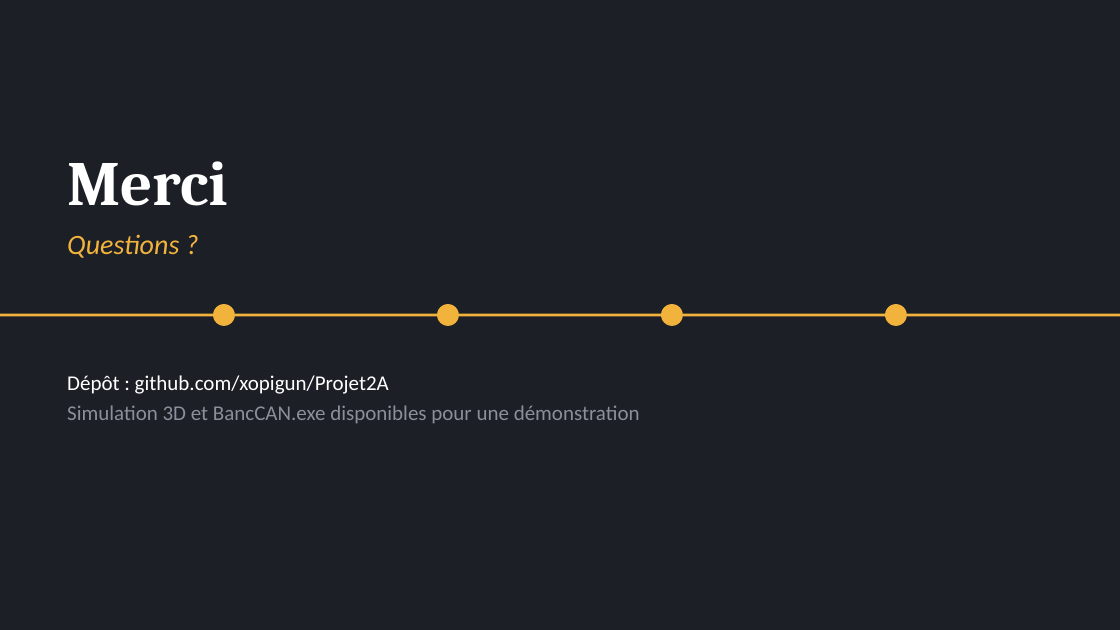
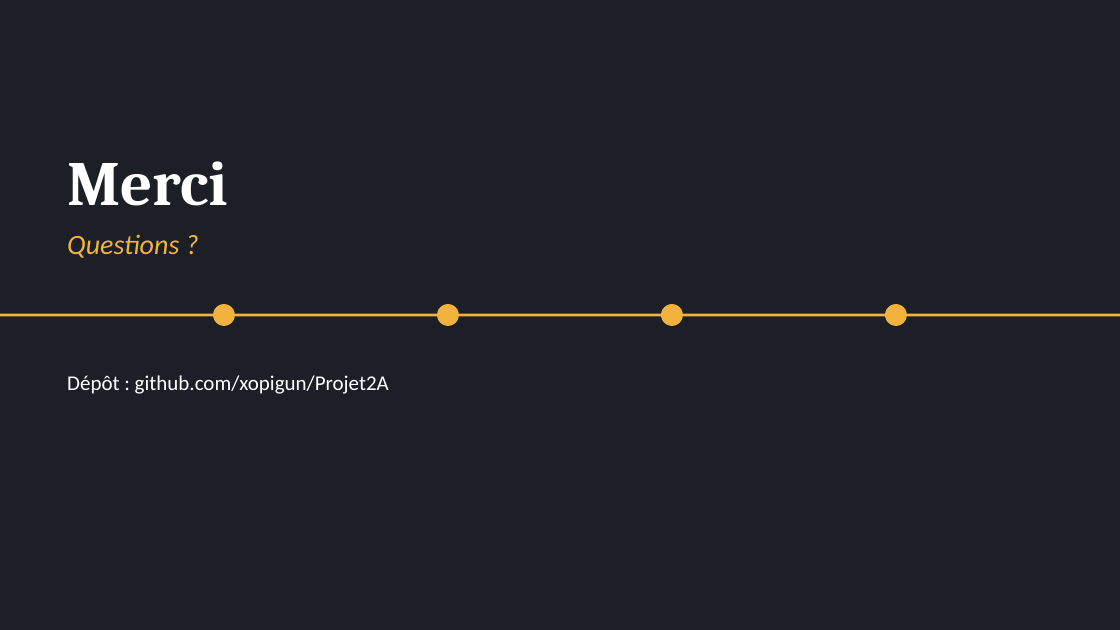
Before and after one commit to xopigun/Projet2A, a slide deck: slide 13 of banc-can/docs/presentation/Avancement_Bus_CAN_G69.pptx (slide 16 before the commit). Drawn at 1120x630 pixels with LibreOffice and Linux fonts; fonts in the diff are those of the drawing. Boxes give left, top, right and bottom in pixels: in the first picture for what was removed or moved away, otherwise in the second. Text is boxed around its words. In the diff, an @@ line names an element or a change of style, - is before the commit and + after.

```diff
--- a/banc-can/docs/presentation/Avancement_Bus_CAN_G69.pptx
+++ b/banc-can/docs/presentation/Avancement_Bus_CAN_G69.pptx
@@ text at (67,405,640,424): paragraph removed @@
-Simulation 3D et BancCAN.exe disponibles pour une démonstration
```
Also in this commit, not shown: 4 other slides changed, 3 slides removed.
